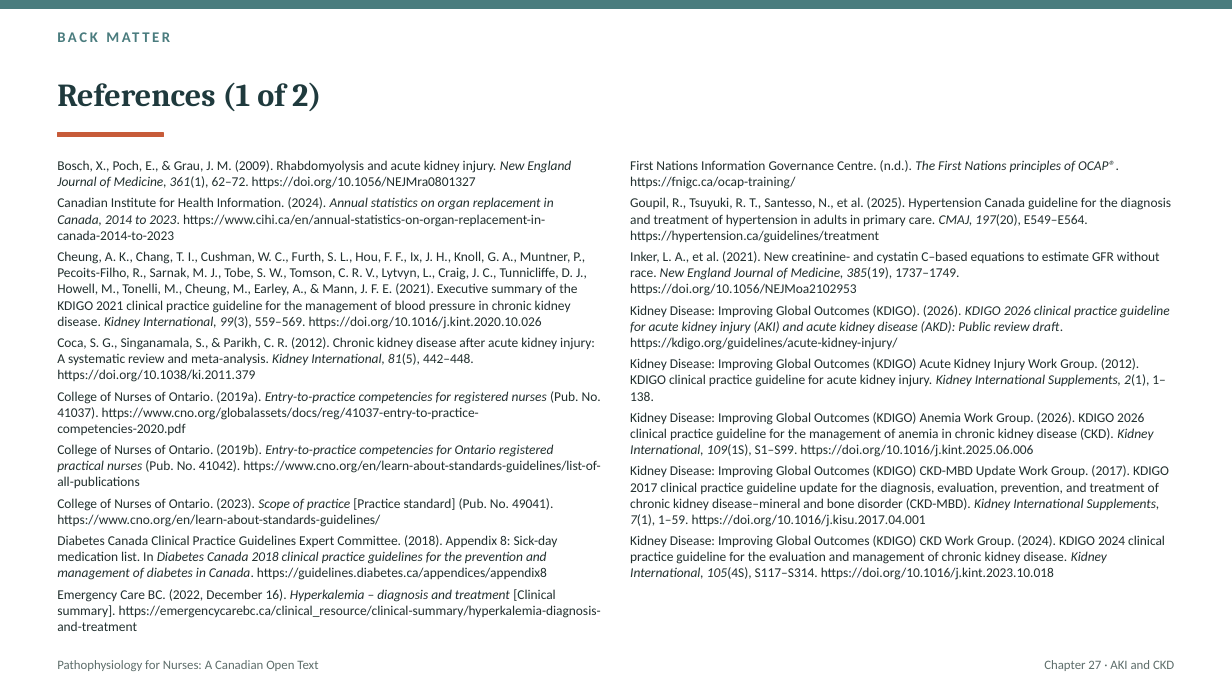
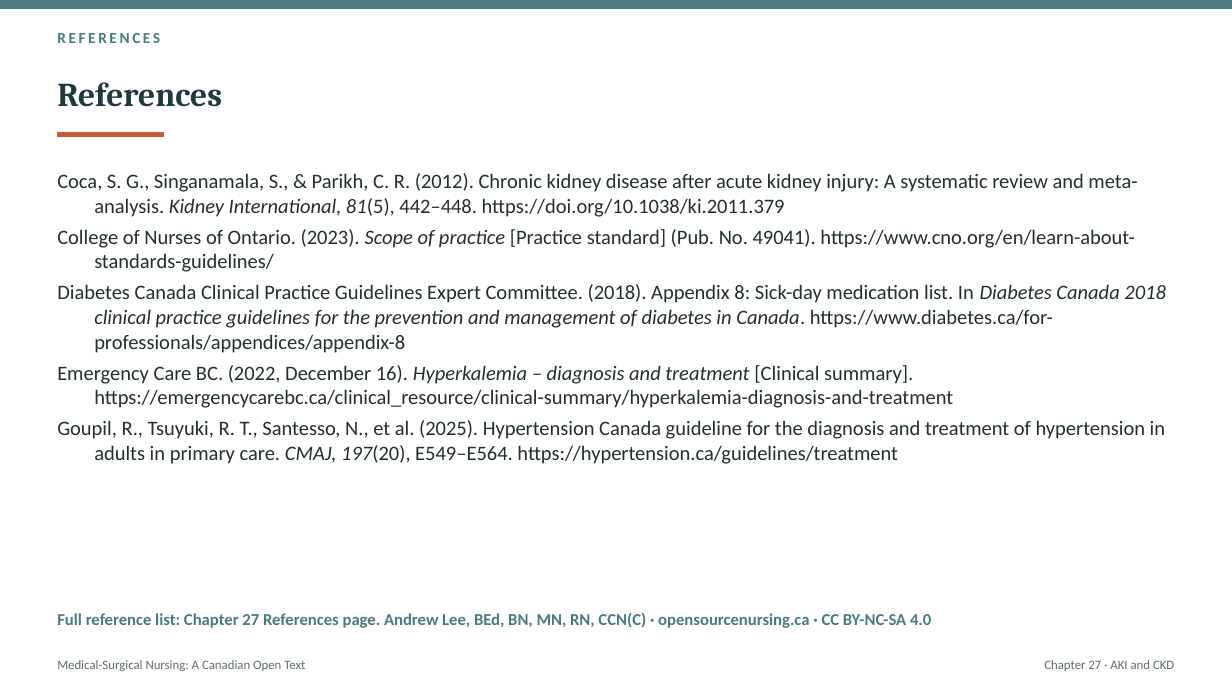
Before and after one commit to andrewleenl/opensourcenursing, a slide deck: slide 42 of Ch27_Acute_Kidney_Injury_and_Chronic_Kidney_Disease_Lecture_Presentation.pptx (slide 50 before the commit). Drawn at 1232x693 pixels with LibreOffice and Linux fonts; fonts in the diff are those of the drawing. Boxes give left, top, right and bottom in pixels: in the first picture for what was removed or moved away, otherwise in the second. Text is boxed around its words. In the diff, an @@ line names an element or a change of style, - is before the commit and + after.

```diff
--- a/Ch27_Acute_Kidney_Injury_and_Chronic_Kidney_Disease_Lecture_Presentation.pptx
+++ b/Ch27_Acute_Kidney_Injury_and_Chronic_Kidney_Disease_Lecture_Presentation.pptx
@@ text at bbox=[57, 33, 160, 43]: text changed; size 11.5 to 12 pt @@
-BACK MATTER
+REFERENCES
@@ title at bbox=[57, 82, 222, 107]: text changed; size 25 to 26 pt @@
-References (1 of 2)
+References
@@ text at bbox=[57, 160, 587, 329]: paragraphs removed @@
-Bosch, X., Poch, E., & Grau, J. M. (2009). Rhabdomyolysis and acute kidney injury. New England Journal of Medicine, 361(1), 62–72. https://doi.org/10.1056/NEJMra0801327
-Canadian Institute for Health Information. (2024). Annual statistics on organ replacement in Canada, 2014 to 2023. https://www.cihi.ca/en/annual-statistics-on-organ-replacement-in-canada-2014-to-2023
-Cheung, A. K., Chang, T. I., Cushman, W. C., Furth, S. L., Hou, F. F., Ix, J. H., Knoll, G. A., Muntner, P., Pecoits-Filho, R., Sarnak, M. J., Tobe, S. W., Tomson, C. R. V., Lytvyn, L., Craig, J. C., Tunnicliffe, D. J., Howell, M., Tonelli, M., Cheung, M., Earley, A., & Mann, J. F. E. (2021). Executive summary of the KDIGO 2021 clinical practice guideline for the management of blood pressure in chronic kidney disease. Kidney International, 99(3), 559–569. https://doi.org/10.1016/j.kint.2020.10.026
@@ text at bbox=[57, 173, 1137, 408]: size 10.5 to 16 pt in "Coca, S. G., Singanamala, S., & Parikh, ...", "College of Nurses of Ontario. (2023). Scope ...", "Emergency Care BC. (2022, December 16). Hyperkalemia ..."; indent changed; more space between paragraphs @@
@@ text "Coca, S. G., Singanamala, S., ...": place and size @@
-text "Coca, S. G., Singanamala, S., ..." at bbox=[57, 160, 601, 631]
+text "Coca, S. G., Singanamala, S., ..." at bbox=[57, 173, 1165, 464]
@@ text removed at bbox=[630, 160, 1171, 580] @@
-First Nations Information Governance Centre. (n.d.). The First Nations principles of OCAP®. https://fnigc.ca/ocap-training/
-Goupil, R., Tsuyuki, R. T., Santesso, N., et al. (2025). Hypertension Canada guideline for the diagnosis and treatment of hypertension in adults in primary care. CMAJ, 197(20), E549–E564. https://hypertension.ca/guidelines/treatment
-Inker, L. A., et al. (2021). New creatinine- and cystatin C–based equations to estimate GFR without race. New England Journal of Medicine, 385(19), 1737–1749. https://doi.org/10.1056/NEJMoa2102953
-Kidney Disease: Improving Global Outcomes (KDIGO). (2026). KDIGO 2026 clinical practice guideline for acute kidney injury (AKI) and acute kidney disease (AKD): Public review draft. https://kdigo.org/guidelines/acute-kidney-injury/
-Kidney Disease: Improving Global Outcomes (KDIGO) Acute Kidney Injury Work Group. (2012). KDIGO clinical practice guideline for acute kidney injury. Kidney International Supplements, 2(1), 1–138.
-Kidney Disease: Improving Global Outcomes (KDIGO) Anemia Work Group. (2026). KDIGO 2026 clinical practice guideline for the management of anemia in chronic kidney disease (CKD). Kidney International, 109(1S), S1–S99. https://doi.org/10.1016/j.kint.2025.06.006
-Kidney Disease: Improving Global Outcomes (KDIGO) CKD-MBD Update Work Group. (2017). KDIGO 2017 clinical practice guideline update for the diagnosis, evaluation, prevention, and treatment of chronic kidney disease–mineral and bone disorder (CKD-MBD). Kidney International Supplements, 7(1), 1–59. https://doi.org/10.1016/j.kisu.2017.04.001
-Kidney Disease: Improving Global Outcomes (KDIGO) CKD Work Group. (2024). KDIGO 2024 clinical practice guideline for the evaluation and management of chronic kidney disease. Kidney International, 105(4S), S117–S314. https://doi.org/10.1016/j.kint.2023.10.018
@@ text at bbox=[57, 284, 1165, 353]: text changed; size 10.5 to 16 pt @@
-Diabetes Canada Clinical Practice Guidelines Expert Committee. (2018). Appendix 8: Sick-day medication list. In Diabetes Canada 2018 clinical practice guidelines for the prevention and management of diabetes in Canada. https://guidelines.diabetes.ca/appendices/appendix8
+Diabetes Canada Clinical Practice Guidelines Expert Committee. (2018). Appendix 8: Sick-day medication list. In Diabetes Canada 2018 clinical practice guidelines for the prevention and management of diabetes in Canada. https://www.diabetes.ca/for-professionals/appendices/appendix-8
@@ text at bbox=[57, 391, 601, 488]: paragraphs removed @@
-College of Nurses of Ontario. (2019a). Entry-to-practice competencies for registered nurses (Pub. No. 41037). https://www.cno.org/globalassets/docs/reg/41037-entry-to-practice-competencies-2020.pdf
-College of Nurses of Ontario. (2019b). Entry-to-practice competencies for Ontario registered practical nurses (Pub. No. 41042). https://www.cno.org/en/learn-about-standards-guidelines/list-of-all-publications
@@ text at bbox=[57, 420, 1165, 464]: paragraph added @@
+Goupil, R., Tsuyuki, R. T., Santesso, N., et al. (2025). Hypertension Canada guideline for the diagnosis and treatment of hypertension in adults in primary care. CMAJ, 197(20), E549–E564. https://hypertension.ca/guidelines/treatment
@@ text added at bbox=[57, 613, 931, 628], 13 pt, text #4A7C7E, bold @@
+Full reference list: Chapter 27 References page. Andrew Lee, BEd, BN, MN, RN, CCN(C) · opensourcenursing.ca · CC BY-NC-SA 4.0
@@ text at bbox=[57, 660, 305, 671]: text changed @@
-Pathophysiology for Nurses: A Canadian Open Text
+Medical-Surgical Nursing: A Canadian Open Text
```
Also in this commit, not shown: 6 other slides changed, 37 slides added, 45 slides removed, 1 other file.
